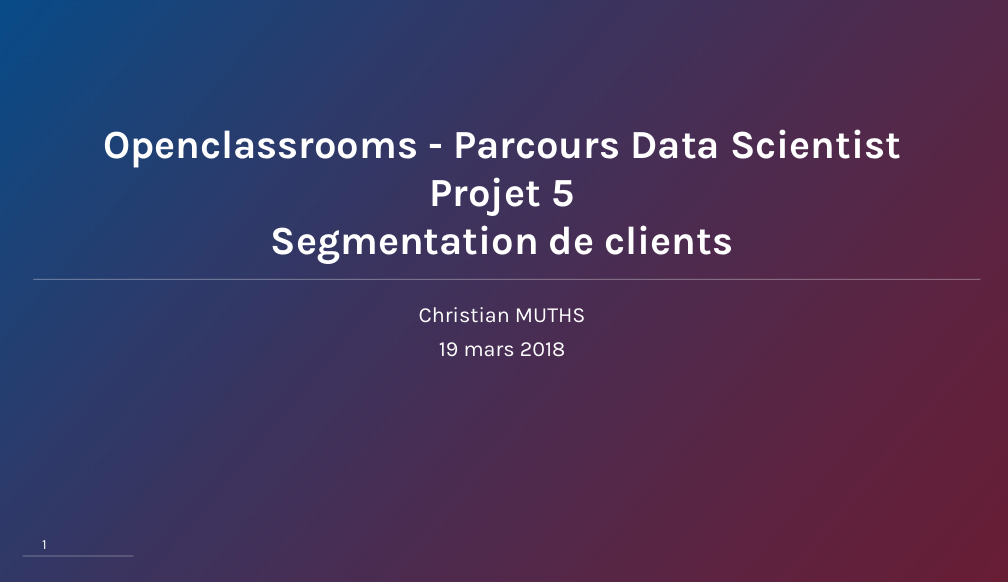
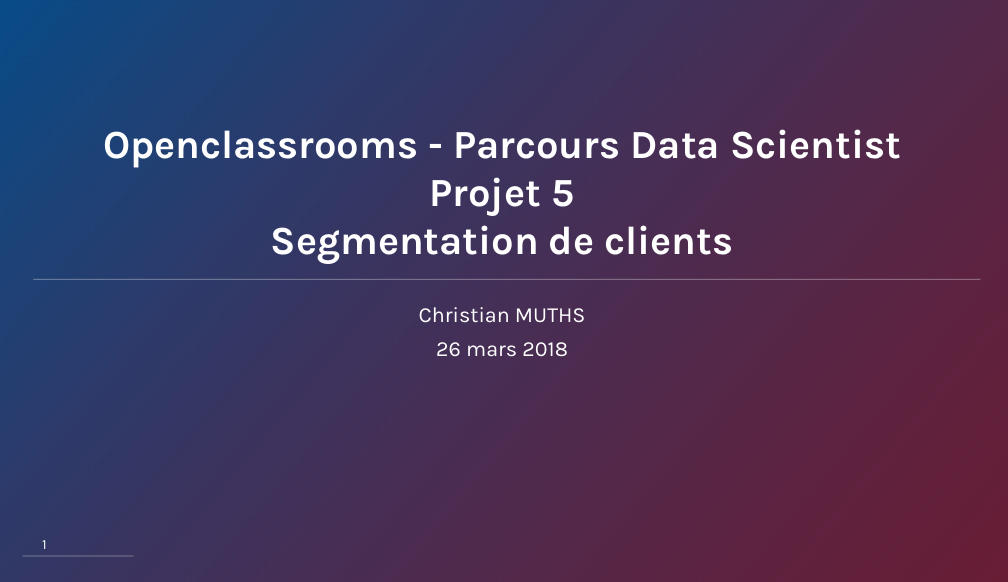
Before and after one commit to chmuths/projet_5, a slide deck: slide 1 of doc/Projet 5 - C. Muths - Segmentation de clients.pptx. Drawn at 1008x582 pixels with LibreOffice and Linux fonts; fonts in the diff are those of the drawing; background and template pictures are left out; a plain dark background stands for a picture behind light text. Boxes give left, top, right and bottom in pixels: in the first picture for what was removed or moved away, otherwise in the second. Text is boxed around its words. In the diff, an @@ line names an element or a change of style, - is before the commit and + after.

Commit message:
Updated presentation

```diff
--- a/doc/Projet 5 - C. Muths - Segmentation de clients.pptx
+++ b/doc/Projet 5 - C. Muths - Segmentation de clients.pptx
@@ subtitle at box(436, 342, 568, 357): text changed @@
-19 mars 2018
+26 mars 2018
```
Also in this commit, not shown: 5 other slides changed, 7 slides added.
